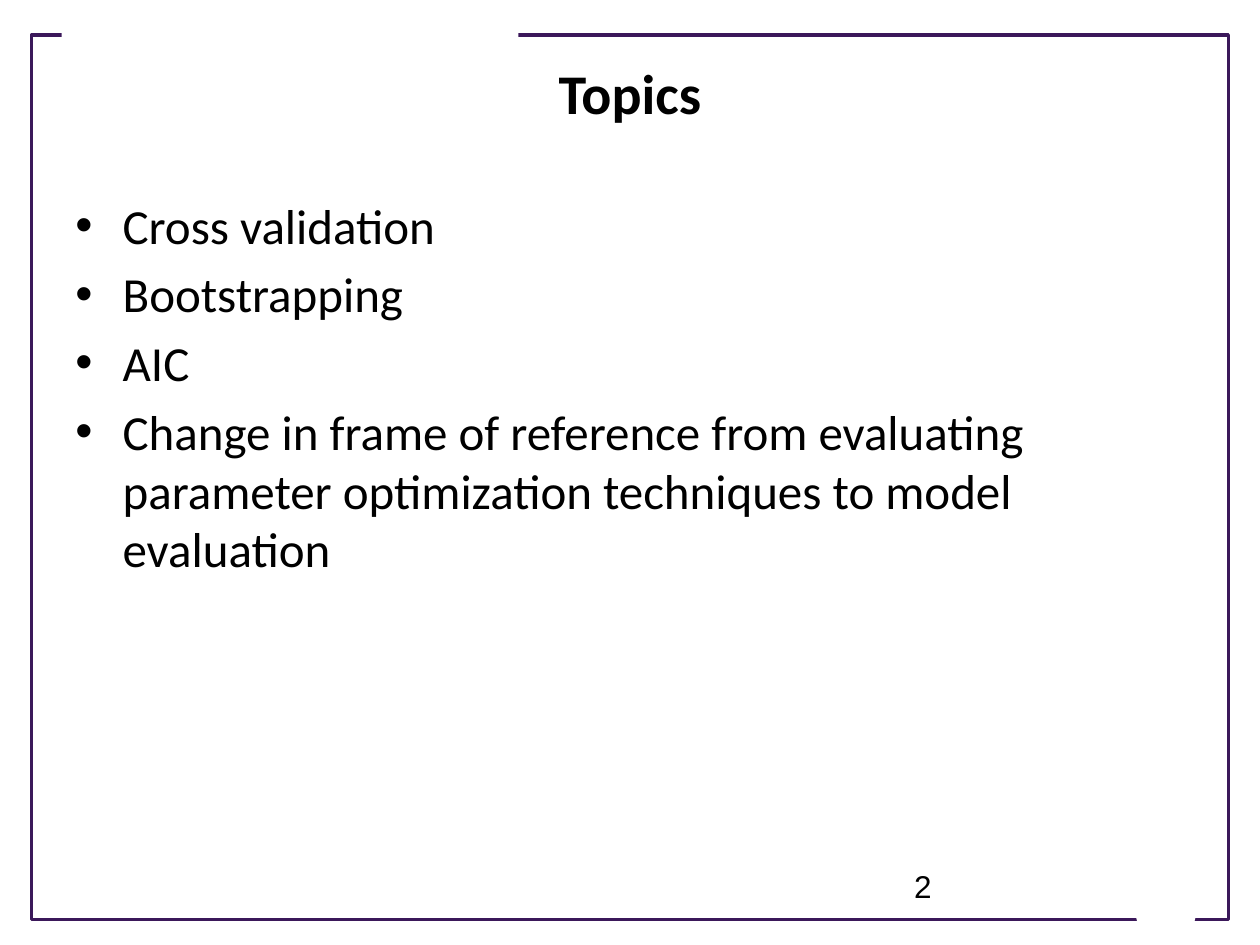
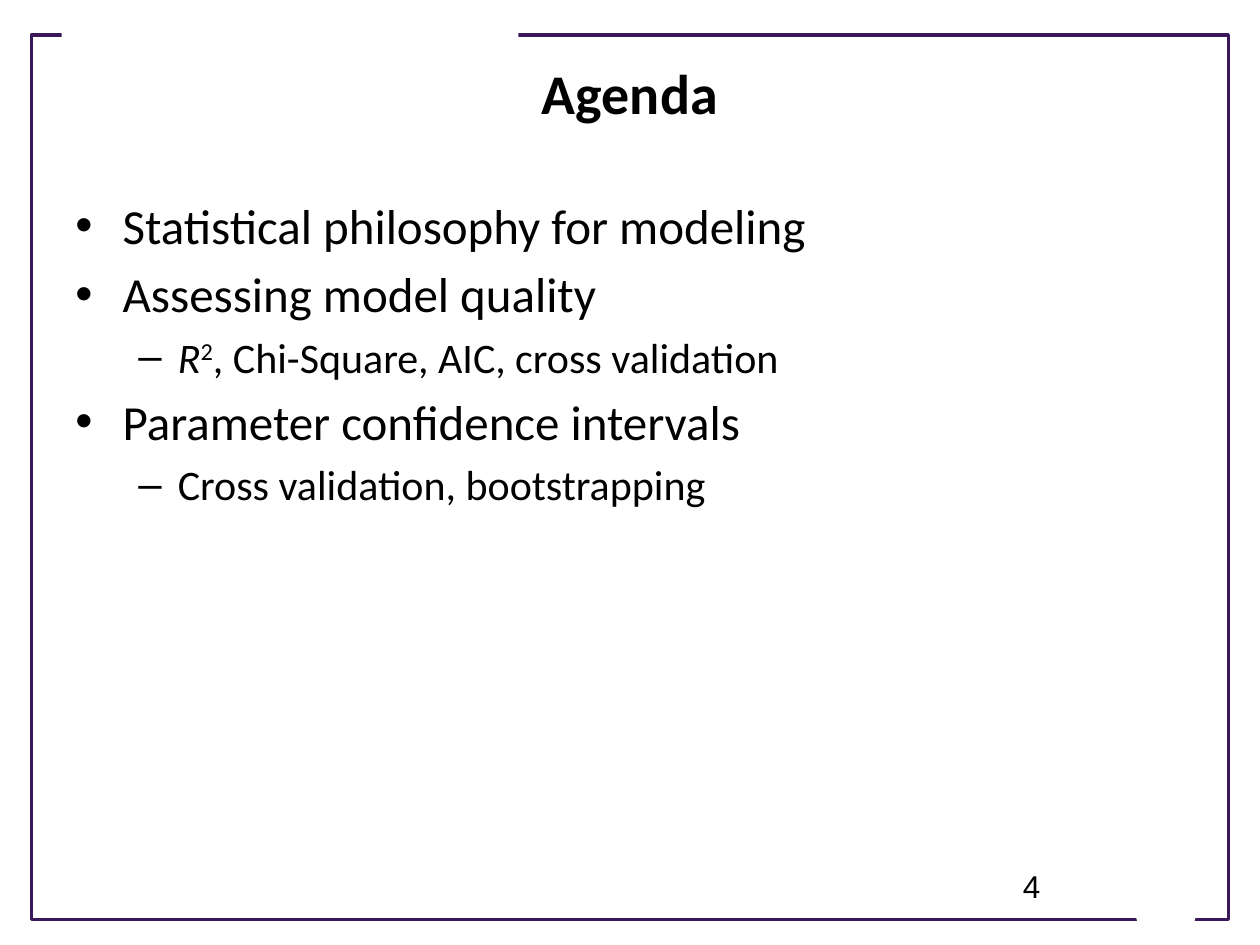
Before and after one commit to ModelEngineering/advancing-biomedical-models, a slide deck: slide 4 of lectures/lecture_9/Lecture_9_Model_Fitting_Dealing_With_Uncertainty.pptx (slide 2 before the commit). Drawn at 1260x945 pixels with LibreOffice and Linux fonts; fonts in the diff are those of the drawing; background and template pictures are left out. Boxes give left, top, right and bottom in pixels: in the first picture for what was removed or moved away, otherwise in the second. Text is boxed around its words. In the diff, an @@ line names an element or a change of style, - is before the commit and + after.

```diff
--- a/lectures/lecture_9/Lecture_9_Model_Fitting_Dealing_With_Uncertainty.pptx
+++ b/lectures/lecture_9/Lecture_9_Model_Fitting_Dealing_With_Uncertainty.pptx
@@ title at (542, 74, 718, 124): text changed @@
-Topics
+Agenda
@@ text at (123, 210, 805, 508): text changed @@
-• Cross validation
-• Bootstrapping
-• AIC
-• Change in frame of reference from evaluating parameter optimization techniques to model evaluation
+• Statistical philosophy for modeling
+• Assessing model quality
+  – R2, Chi-Square, AIC, cross validation
+• Parameter confidence intervals
+  – Cross validation, bootstrapping
@@ page number at (1023, 876, 1041, 898): text changed @@
-2
+4
```
Also in this commit, not shown: 2 other slides changed, 9 slides added, 8 slides removed.
